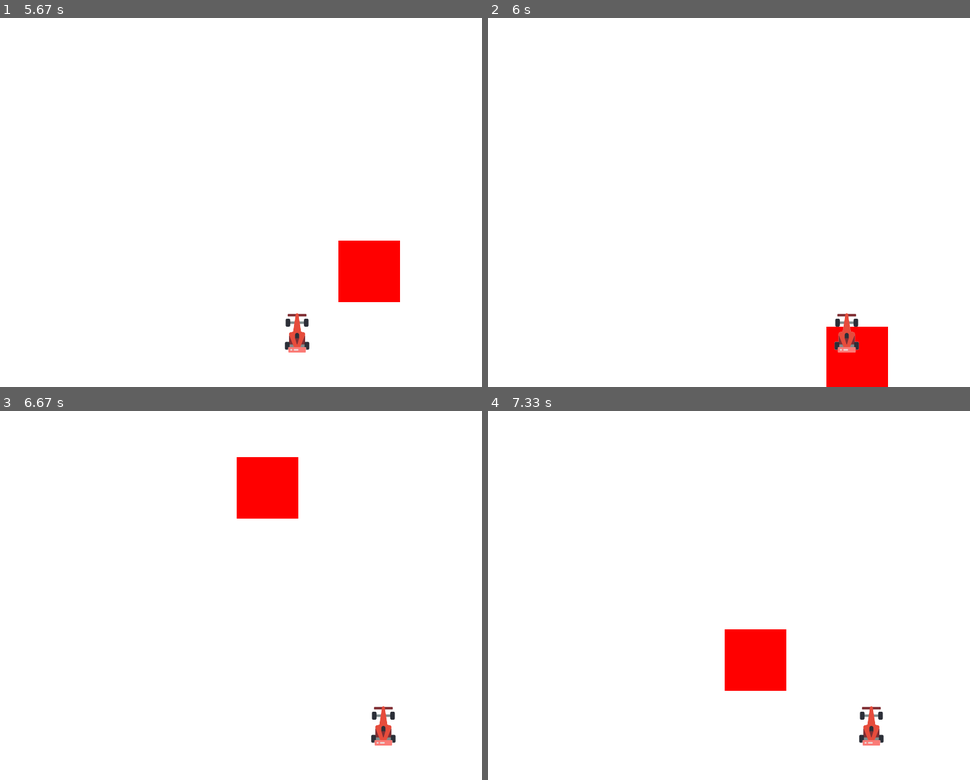
Above: before the commit, frames 1-4 (two rows, left to right).
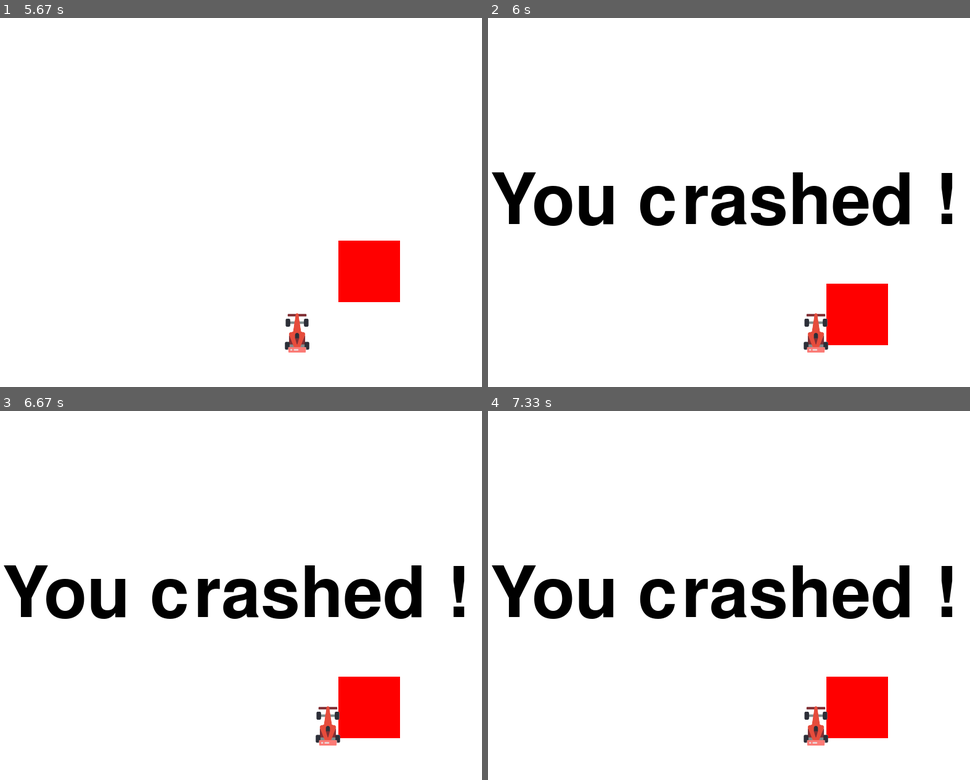
Above: after the commit, the same moments.

Repository: BriceBoy/pygame-tuto
Game: pygame game, started from game.py
Two runs of this game, one before a commit and one after it. Both use one fixed random seed, a clock stepped at 60 frames per second and the inputs below.
Inputs:
- Up to frame 1 (5.67 s): hold Right 0.33-0.8 s; hold Right 0.83-1.3 s; hold Left 1.33-1.87 s; hold Left 1.9-2.3 s; hold Right 2.33-2.97 s; hold Left 3-3.47 s; hold Right 3.5-3.97 s; hold Right 4-4.47 s; hold Left 4.5-5.03 s; hold Left 5.07-5.47 s; hold Right from 5.5 s (still down)
- Up to frame 2 (6 s): keep holding Right
- Up to frame 3 (6.67 s): release Right at 6.13 s
- Up to frame 4 (7.33 s): no input

Frame 1 is identical in both runs. In frame 2, 8.8% of the frame differs, in the area x 0-97%, y 41-100%; in frame 3, 10%, in the area x 0-97%, y 12-91%; in frame 4, 10%.

Commit message:
finished step 7

Diff:
--- a/game.py
+++ b/game.py
@@ -17,6 +17,7 @@
 
 car_img = pygame.image.load("car.png")
 car_width = car_img.get_width()
+car_height = car_img.get_height()
 
 def draw_obstacle(x, y, width, height, color):
     pygame.draw.rect(game_display, color, [x, y, width, height])
@@ -82,12 +83,16 @@
 
         obstacle_y += obstacle_speed
 
+        if x > display_width - car_width or x < 0:
+            crash()
+
         if obstacle_y > display_height:
             obstacle_y = 0 - obstacle_height
             obstacle_x = random.randrange(0, display_width)
 
-        if x > display_width - car_width or x < 0:
-            crash()
+        if y < obstacle_y + obstacle_height and y + car_height > obstacle_y:
+            if (x > obstacle_x and x < obstacle_x + obstacle_width) or (x + car_width > obstacle_x and x + car_width < obstacle_x + obstacle_width):
+                crash()
 
         pygame.display.update()
         clock.tick(60)
